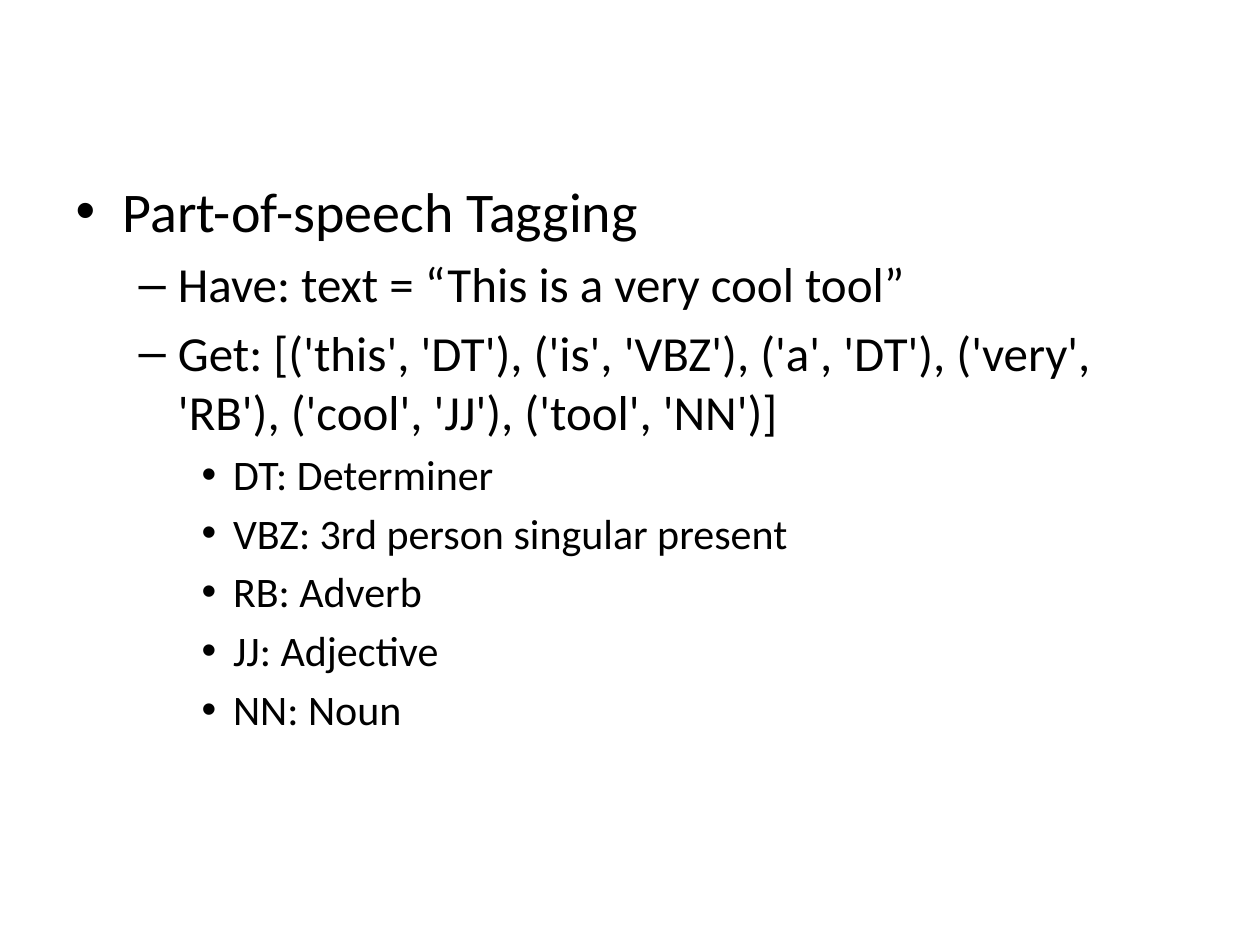
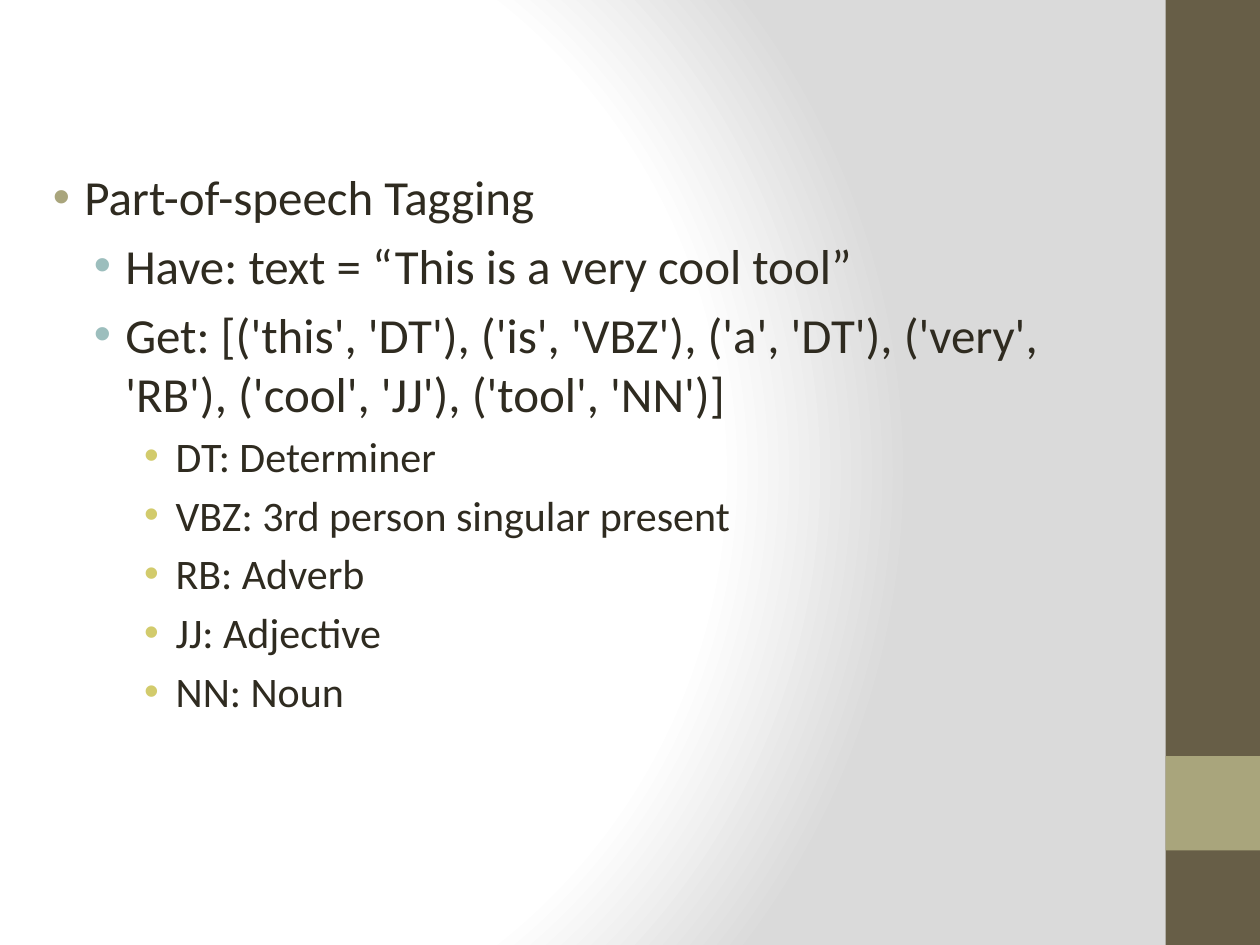
Before and after one commit to NahimNasser/django-unchained, a slide deck: slide 4 of 3-NLTK/Presentation.pptx. Drawn at 1260x945 pixels with LibreOffice and Linux fonts; fonts in the diff are those of the drawing. Boxes give left, top, right and bottom in pixels: in the first picture for what was removed or moved away, otherwise in the second. Text is boxed around its words. In the diff, an @@ line names an element or a change of style, - is before the commit and + after.

```diff
--- a/3-NLTK/Presentation.pptx
+++ b/3-NLTK/Presentation.pptx
@@ background #FFFFFF to gradient #FFFFFF to #DADADA @@
@@ rectangle added at (x1=1166, y1=0, x2=1260, y2=945), fill #675E47 @@
@@ text "Part-of-speech Tagging" moved from (x1=123, y1=193, x2=1090, y2=726) to (x1=84, y1=181, x2=1038, y2=708) @@
@@ text "Part-of-speech Tagging" at (x1=84, y1=181, x2=1038, y2=708): size 32 to 28 pt in "Part-of-speech Tagging"; text colour #000000 to #2F2B20; indent changed; bullet – to • @@
@@ rectangle added at (x1=1166, y1=756, x2=1260, y2=850), fill #A9A57C @@
```
Also in this commit, not shown: 11 other slides changed, 2 other files.
